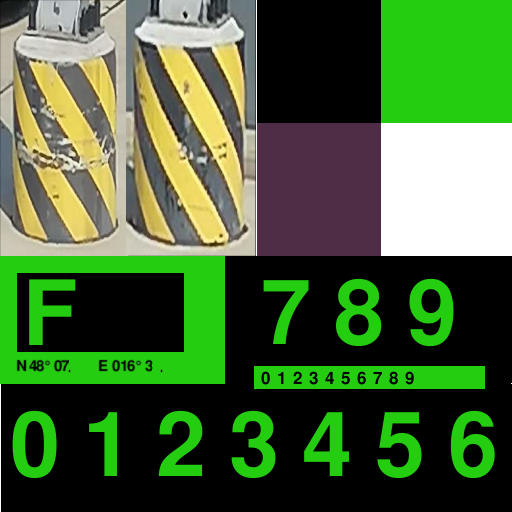
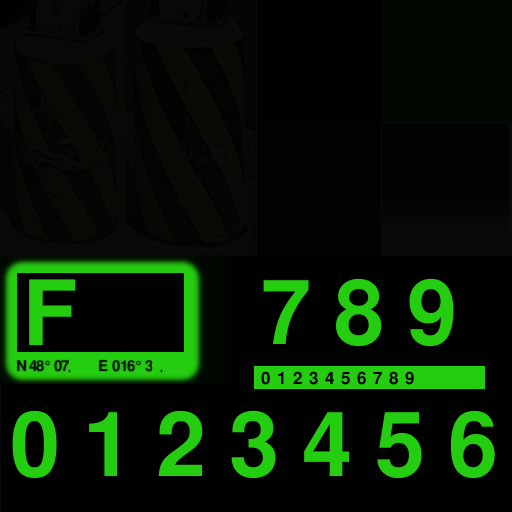
Layered file, before and after one edit (512 × 512). Changes by layer:
added layer "LIT2" above "LIT" over [382, 124, 509, 243]
added layer "LIT" (96%) above "7 8 9" over [0, 0, 512, 512]
